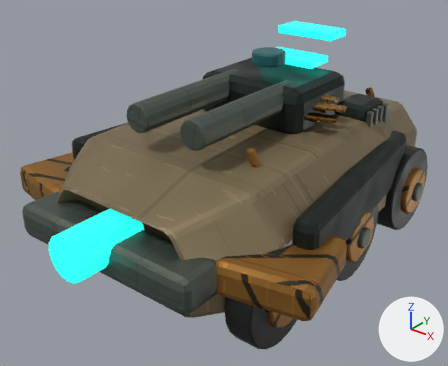
A saved change to the Blender file assets/models/source/vehicles/raider.blend.
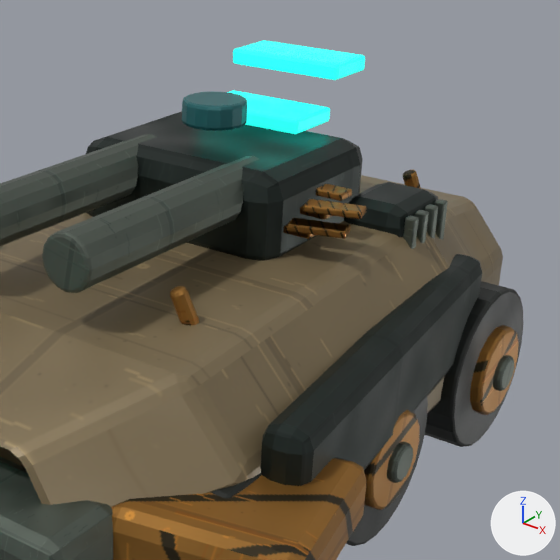
Old and new are each drawn whole from a 50 mm lens placed at (2.17, -3.09, 2.18), pointed at (-0.06, -0.29, 0.45) and again close up on the part from 35% to 100% of the width and 0% to 79% of the height. Lighting does not change. The marker at lower right points along +X, +Y and +Z. The last two pictures show the newer version.

The first close-up shows 'DamageHeavy overlay', 'Forward impact ram', 'Marauder raider · low arrowhead hull', 'Static · Vehicle / dark', 'Static · Vehicle / hazard', 'Static · Vehicle / rubber', 'Static · Vehicle / steel', 'TeamColor', 'Turret optic'.
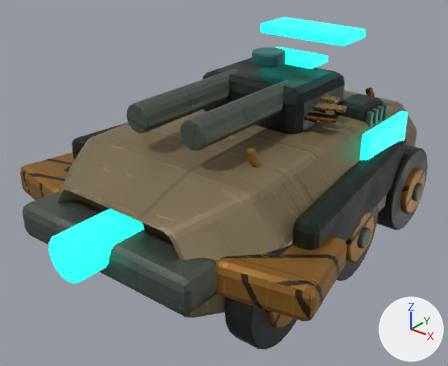
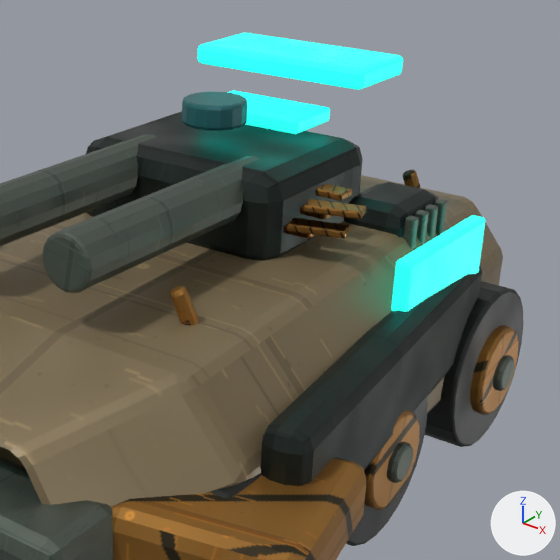
Patch to the scene script:
```diff
--- a/assets/models/source/vehicles/raider.blend.py
+++ b/assets/models/source/vehicles/raider.blend.py
@@ me_teamcolor___consolidated_mesh_003 @@
 # used by ob_teamcolor; location = (0.0, -1.39, 0.55); rotation_euler = (1.571, 0.0, 0.0), in degrees (90, 0, 0)
-me_teamcolor___consolidated_mesh_003.from_pydata(...)  # 400 vertices, 354 faces; spans x -0.27..0.27, y -0.13..0.76, z -2.06..0.21
+me_teamcolor___consolidated_mesh_003.from_pydata(...)  # 512 vertices, 462 faces; spans x -0.75..0.75, y -0.13..0.76, z -2.11..0.21
+# me_teamcolor___consolidated_mesh_003 part 1: a new loose piece of 56 vertices spanning x 0.69..0.75, y 0.12..0.32, z -1.96..-1.42, in mat_teamcolor___vehicle_identification
+# me_teamcolor___consolidated_mesh_003 part 2
+# 3 vertices in x -0.21..-0.2, y 0.7..0.71, z -1.87..-1.86 move by (-0.11, -0.01, 0.04)
+# 3 vertices in x -0.21..-0.2, y 0.71..0.76, z -1.87..-1.86 move by (-0.11, 0.0, 0.04)
+# 3 vertices in x -0.21..-0.2, y 0.7..0.71, z -2.06..-2.05 move by (-0.11, -0.01, -0.04)
+# 3 vertices in x -0.21..-0.2, y 0.71..0.76, z -2.06..-2.05 move by (-0.11, 0.0, -0.04)
+# 3 vertices in x 0.2..0.21, y 0.7..0.71, z -1.87..-1.86 move by (0.11, -0.01, 0.04)
+# 3 vertices in x 0.2..0.21, y 0.71..0.76, z -1.87..-1.86 move by (0.11, 0.0, 0.04)
+# 38 vertices move from x -0.21..0.21, y 0.7..0.76, z -2.06..-1.86 to x -0.33..0.33, y 0.69..0.76, z -2.11..-1.81
+# me_teamcolor___consolidated_mesh_003 part 3: 354 kept faces spanning x -0.33..0.33, y -0.13..0.76, z -2.11..0.21 get new texture (UV) coordinates
+# other edits to the shape of me_teamcolor___consolidated_mesh_003 do not show in these pictures
 me_teamcolor___consolidated_mesh_003.materials.append(mat_teamcolor___vehicle_identification)
```

Pixel boxes (x1, y1, x2, y2) of what changed, in the close-ups (560 x 560 px; the box of a moved part takes in the faces that stretch with it):
'TeamColor', reshaped: before (227, 40, 365, 134); after (197, 32, 486, 312)
part 1 of me_teamcolor___consolidated_mesh_003, added (cyan): after (391, 215, 486, 312)
part 2 of me_teamcolor___consolidated_mesh_003, moved or reshaped: before (233, 40, 365, 80); after (197, 32, 403, 90)
part 3 of me_teamcolor___consolidated_mesh_003, surface changed: before (227, 40, 365, 113); after (197, 32, 403, 113)
